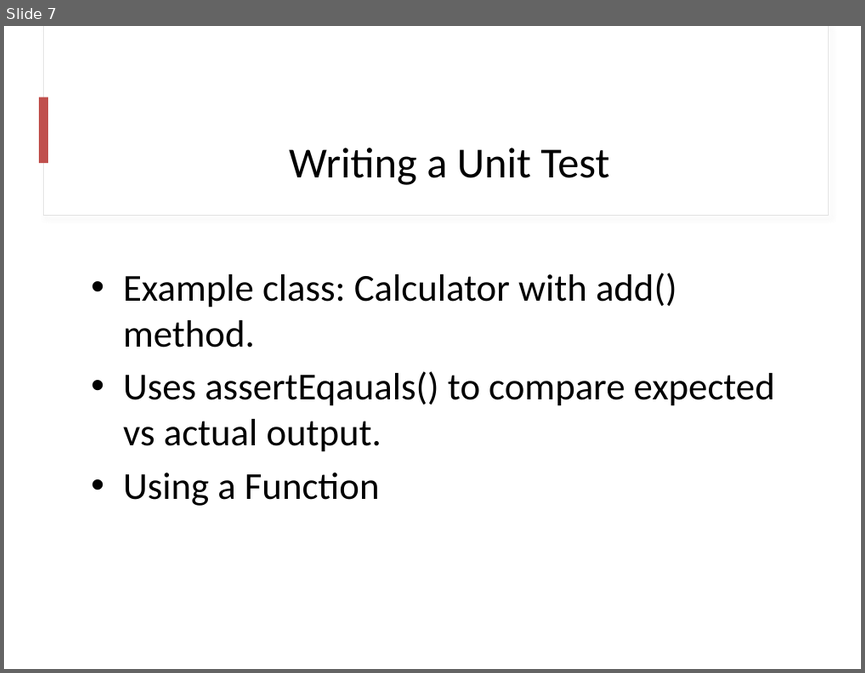
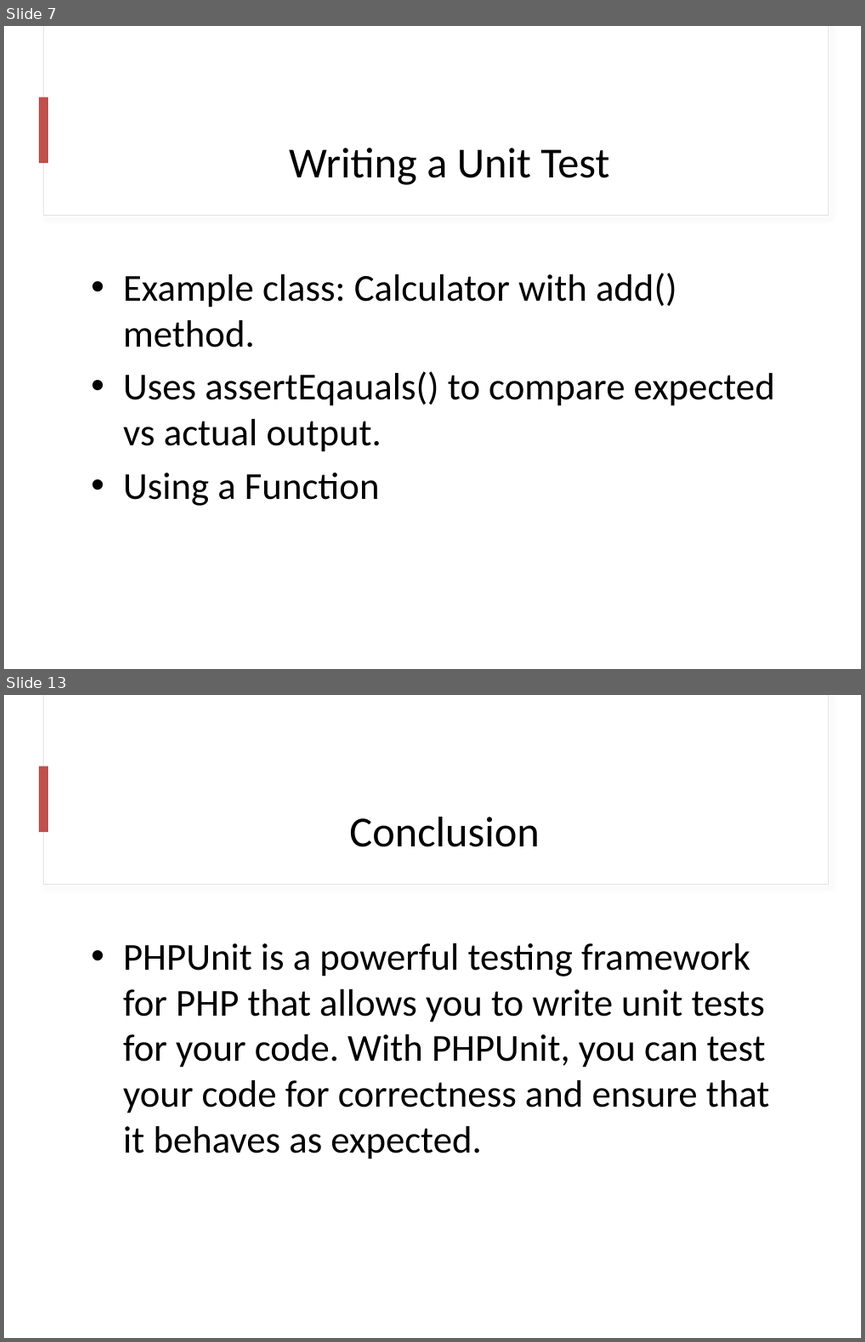
Before and after one commit to psuuc-jbgarcia/Object-Oriented-Programming-Lesson, a slide deck: OOP/Final/Lecture/Week_13_Unit_Testing_PHPUnit.pptx. Shown one above the other, each under a label of ours: slide 7 before the commit, slides 7 and 13 after it; the slides between them are not shown. The pictures are 865x673 and 865x1342 pixels, drawn with LibreOffice and Linux fonts; fonts in the diff are those of the drawing. Boxes give left, top, right and bottom in pixels: in the first picture for what was removed or moved away, otherwise in the second. Text is boxed around its words. In the diff, an @@ line names an element or a change of style, - is before the commit and + after.

Commit message:
done the php unit ppt

```diff
--- a/OOP/Final/Lecture/Week_13_Unit_Testing_PHPUnit.pptx
+++ b/OOP/Final/Lecture/Week_13_Unit_Testing_PHPUnit.pptx
@@ slide 13 added at [4, 695, 861, 1338], background #FFFFFF @@
@@ rectangle added at [43, 695, 828, 885], fill #FFFFFF, outline #E1E1E1 0.75 pt @@
@@ rectangle added at [44, 695, 828, 884], fill #FFFFFF @@
@@ rectangle added at [39, 766, 47, 832], fill #C0504D @@
@@ title added at [349, 817, 539, 847], 36 pt, text #000000 @@
+Conclusion
@@ text added at [123, 943, 770, 1159], 32 pt, text #000000 @@
+• PHPUnit is a powerful testing framework for PHP that allows you to write unit tests for your code. With PHPUnit, you can test your code for correctness and ensure that it behaves as expected.
```
Also in this commit, not shown: 3 slides changed, 2 other slides added, 1 slide removed, 1 other file.
